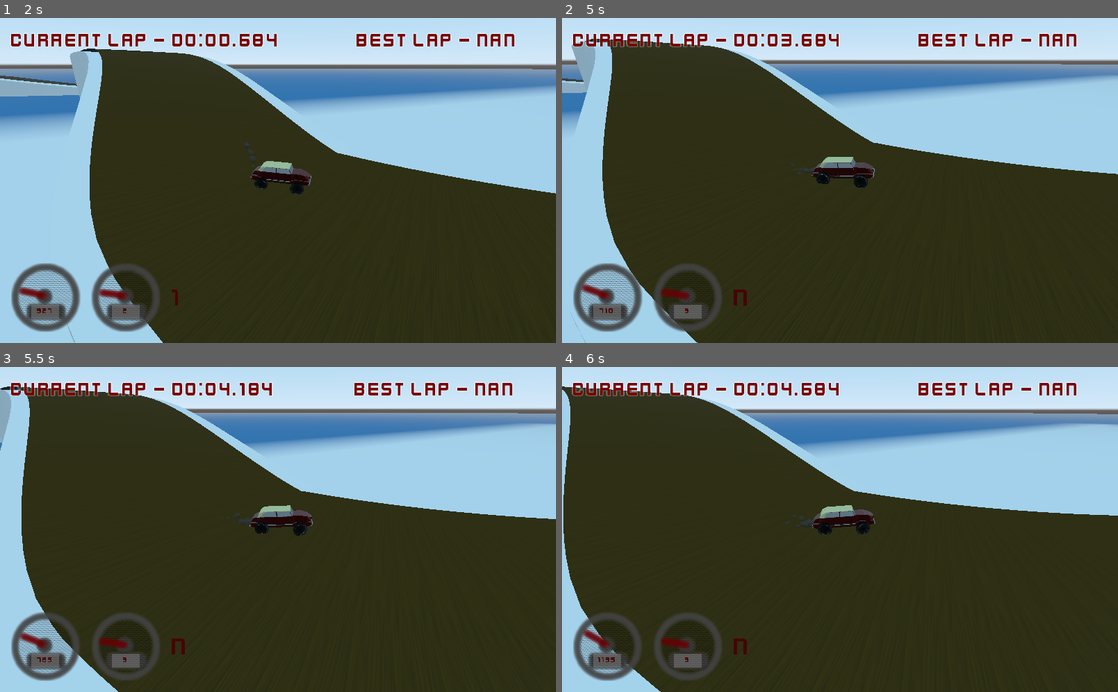
Above: before the commit, frames 1-4 (two rows, left to right).
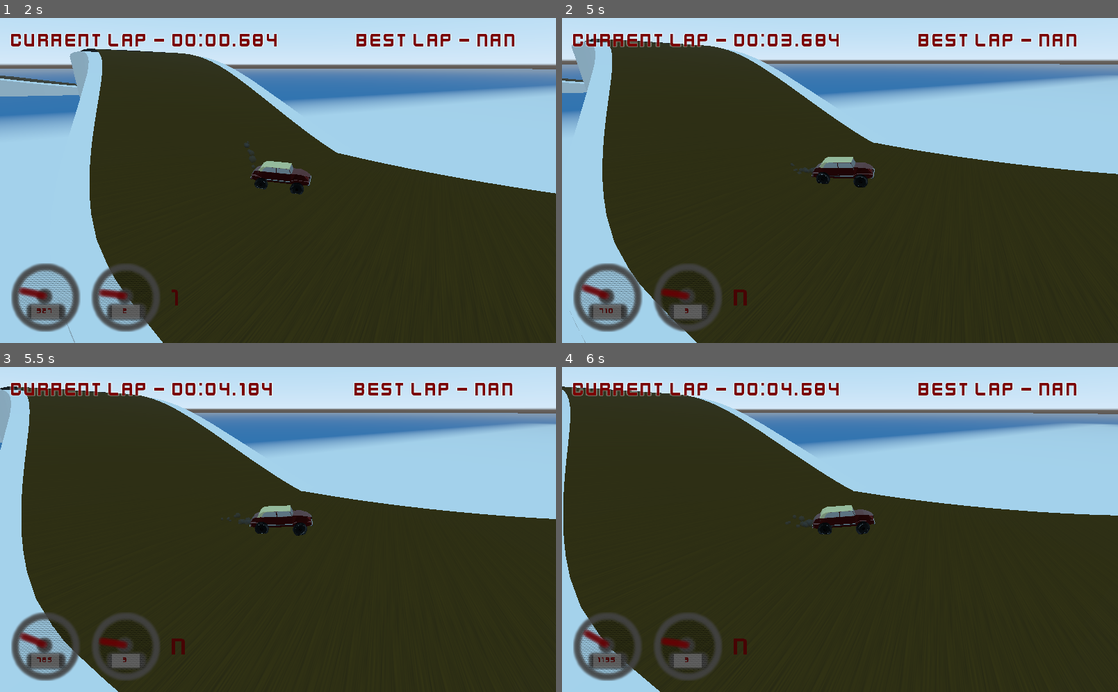
Above: after the commit, the same moments.

Repository: esensar/bugged-racing
Game: Godot game, scene res://menu/main_menu.tscn
The game is run twice, just before and just after one commit, with the same random seed, the same clock (stepped at 60 frames per second) and the same inputs. The engine's default icon, where the game draws it, is replaced by a stand-in: a white triangle on a blue panel in a dark square.
Inputs:
- Up to frame 1 (2 s): click "Start" at 0.5 s; click "Start" at 1.25 s
- Up to frame 2 (5 s): hold D (steer_right) 2.03-2.78 s; hold C (clutch) 2.03-2.78 s; hold S (brake) 2.78-3.53 s; tap W (throttle) at 2.85, 4.35 s; hold D (steer_right) 3.53-4.28 s; hold C (clutch) 3.53-4.28 s; hold Shift (gear_up) from 4.28 s (still down)
- Up to frame 3 (5.5 s): release Shift (gear_up) at 5.03 s; hold A (steer_left) from 5.03 s (still down); hold C (clutch) from 5.03 s (still down)
- Up to frame 4 (6 s): keep holding A (steer_left); release C (clutch) at 5.78 s; tap W (throttle) at 5.85 s

Frame 1 is identical in both runs. In frame 2, less than 0.1% of the frame differs, in the area x 1-90%, y 7-100%; in frame 3, less than 0.1%, in the area x 0-99%, y 5-98%; in frame 4, less than 0.1%.

Commit message:
Adjust steering of vehicles

Diff:
--- a/vehicles/beetlecar.tscn
+++ b/vehicles/beetlecar.tscn
@@ -45,7 +45,9 @@
 mass = 175.0
 script = ExtResource( 1 )
 max_steer_angle = 18.0
-max_steer_speed = 75.0
+speed_steer_angle = 8.0
+max_steer_speed = 60.0
+max_steer_input = 60.0
 max_engine_force = 100.0
 max_brake_force = 60.0
 base_engine_pitch = 0.38
--- a/vehicles/bugmobile.tscn
+++ b/vehicles/bugmobile.tscn
@@ -1,8 +1,11 @@
-[gd_scene load_steps=15 format=2]
+[gd_scene load_steps=16 format=2]
 
 [ext_resource path="res://vehicles/tire_smoke.tscn" type="PackedScene" id=1]
 [ext_resource path="res://assets/bugmobile.glb" type="PackedScene" id=2]
 [ext_resource path="res://vehicles/vehicle.gd" type="Script" id=3]
+
+[sub_resource type="Curve" id=21]
+_data = [ Vector2( 0, 0 ), 0.0, 0.0, 0, 0, Vector2( 0.811321, 0.836364 ), 0.0, 0.0, 0, 0, Vector2( 1, 0.581818 ), 0.0, 0.0, 0, 0 ]
 
 [sub_resource type="Curve" id=18]
 _data = [ Vector2( 0, 0 ), 0.0, 0.0, 0, 0, Vector2( 0.179245, 0.584091 ), -0.306612, -0.306612, 0, 0, Vector2( 0.603774, 0.954545 ), 0.0, 0.0, 0, 0, Vector2( 0.806604, 0.989773 ), 0.0, 0.0, 0, 0, Vector2( 1, 0 ), 0.0, 0.0, 0, 0 ]
@@ -54,6 +57,7 @@
 script = ExtResource( 3 )
 max_steer_angle = 20.0
 speed_steer_angle = 9.0
+steer_curve = SubResource( 21 )
 max_engine_force = 280.0
 max_brake_force = 95.0
 throttle_power = 8000.0
--- a/vehicles/vehicle.gd
+++ b/vehicles/vehicle.gd
@@ -9,8 +9,6 @@
 export(float) var speed_steer_angle = 10
 export(float) var max_steer_speed = 100.0
 export(float) var max_steer_input = 80.0
-
-export(Curve) var steer_curve = null
 
 export(float) var max_engine_force = 85.0
 export(float) var max_brake_force = 50.0
@@ -208,11 +206,6 @@
 	)
 	if abs(steering_input) < 0.05:
 		steering_input = 0.0
-	elif steer_curve:
-		if steering_input < 0.0:
-			steering_input = -steer_curve.interpolate_baked(-steering_input)
-		else:
-			steering_input = steer_curve.interpolate_baked(steering_input)
 
 	var steer_speed_factor = clamp(speed / max_steer_speed, 0.0, 1.0)
 
